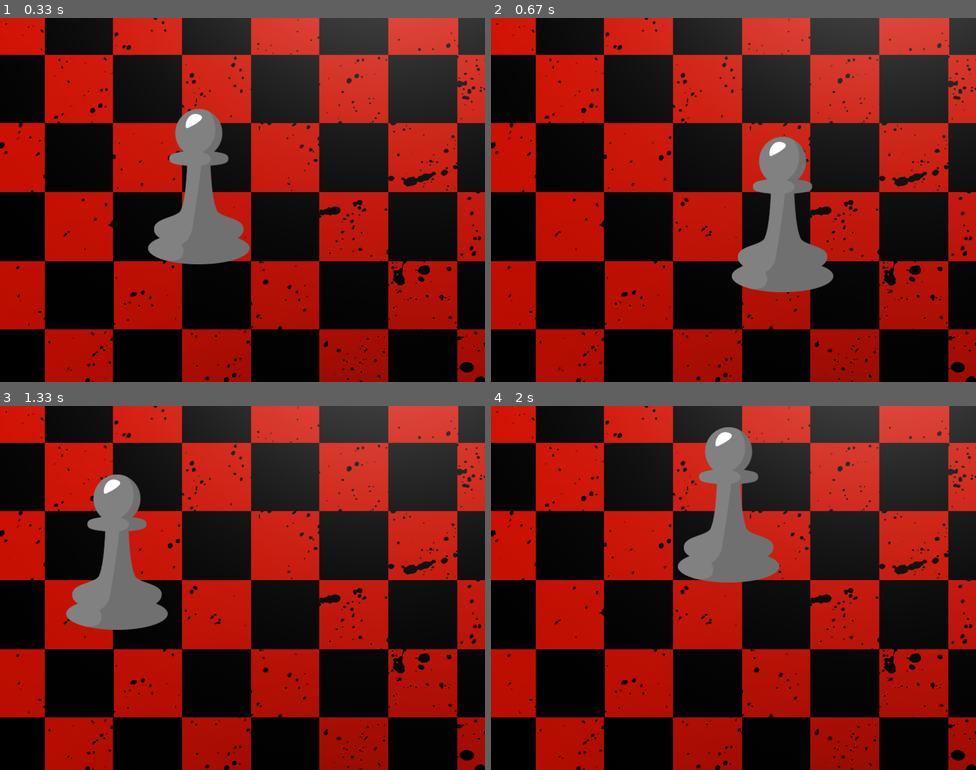
Above: before the commit, frames 1-4 (two rows, left to right).
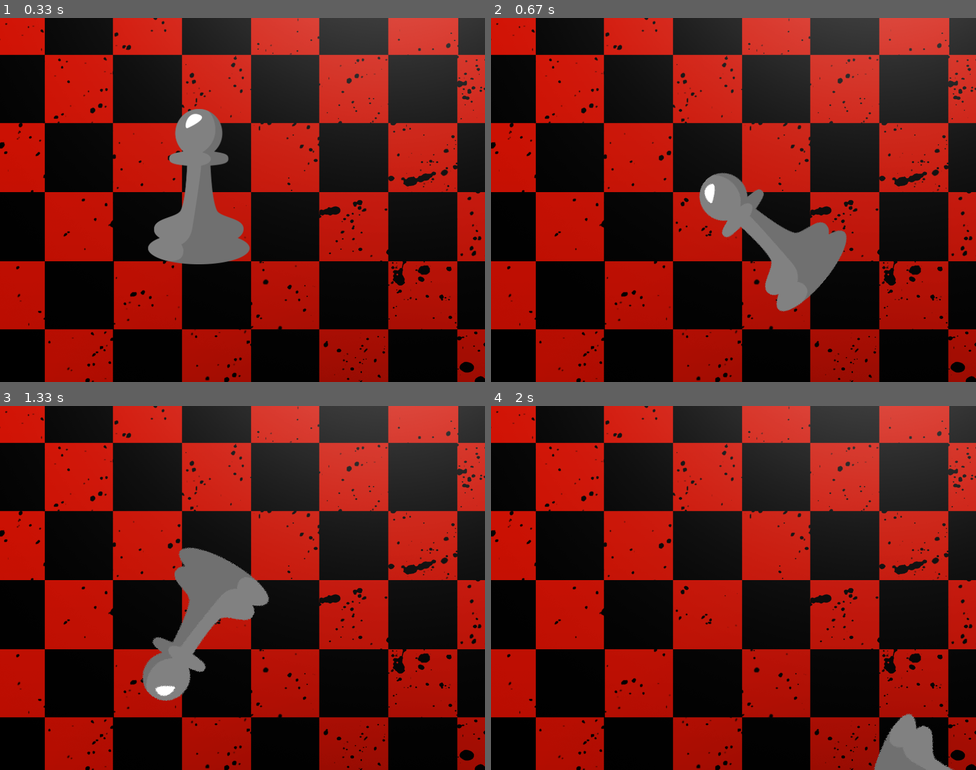
Above: after the commit, the same moments.

Repository: rhainne/py-game-dev
Game: pygame game, started from own_dev/mvmnt_to_target.py
Two runs of this game, one before a commit and one after it. Both use one fixed random seed, a clock stepped at 60 frames per second and the inputs below.
Inputs (mouse positions are in pixels of both pictures, inside the frame that each line leads up to):
- Up to frame 1 (0.33 s): no input
- Up to frame 2 (0.67 s): click (733, 200) at 0.38 s
- Up to frame 3 (1.33 s): click (242, 609) at 0.72 s; click (92, 533) at 1.05 s
- Up to frame 4 (2 s): click (912, 715) at 1.38 s; click (743, 464) at 1.72 s

Frame 1 is identical in both runs. In frame 2, 5.4% of the frame differs, in the area x 42-74%, y 32-81%; in frame 3, 9.1%, in the area x 13-56%, y 18-81%; in frame 4, 6.0%.

Commit message:
daily commit 20170802

Diff:
--- a/user_inputs/mvmnt_to_target.py
+++ b/own_dev/mvmnt_to_target.py
@@ -21,6 +21,7 @@
 
 sprite_pos = Vector2(200, 150)
 direction = Vector2(0, 0)
+destination = Vector2(0, 0)
 sprite_speed = 300
 sprite_rotation = 0
 sprite_rotation_speed = 360  # Degrees per second
@@ -32,10 +33,10 @@
         if event.type == MOUSEBUTTONDOWN:
             # Hacer que la cabeza del sprite apunte a destination
             # La cabeza del sprite es (sprite.get_size()[0] / 2, sprite.get_size()[1])
-
             destination = Vector2(*event.pos) - (Vector2(*sprite.get_size()) / 2)
             direction = Vector2.from_points(sprite_pos, destination)
             direction.normalize()
+            sprite = pygame.transform.rotate(sprite, 50)
 
     time_passed = clock.tick()
     time_passed_seconds = time_passed / 1000.0
@@ -43,6 +44,10 @@
     distance_moved = time_passed_seconds * sprite_speed
     sprite_pos += direction * distance_moved
 
+    # Compute to decide when to stop the sprite
+    if (destination.get_x() - 1 < sprite_pos.get_x() < destination.get_x() + 1) \
+            and (destination.get_y() - 1 < sprite_pos.get_y() < destination.get_y() + 1):
+        direction = Vector2(0, 0)  # This stops the sprite
     sprite_pos += direction * sprite_speed * time_passed_seconds
 
     screen.blit(background, (0, 0))
--- /dev/null
+++ b/own_dev/sprite_mvmnt.py
@@ -0,0 +1,108 @@
+import sys
+import glob
+sys.path.insert(0, 'C:/Users/Vanadys3/Git/py-game-dev/')
+from various_functions.pygame_custom_functions import *
+from various_functions.vector2 import Vector2
+
+l_width, l_height = 1024, 720
+background_image_filename = '../assets/chess1280x800.png'
+knight_imgs = ['../assets/knight_sprite/Attack_1.png'
+                 , '../assets/knight_sprite/Dead_10.png'
+                 , '../assets/knight_sprite/JumpAttack_5.png'
+                 , '../assets/knight_sprite/Walk_10.png']
+
+def animate_sprite(heading, i_sprite):
+    switcher = {
+        'left': i_sprite[0],
+        'right': i_sprite[1],
+        'up': i_sprite[2],
+        'down': i_sprite[3]
+    }
+    o_sprite = switcher.get(heading)
+    return o_sprite
+
+pygame.init()
+screen = pygame.display.set_mode((l_width, l_height), 0, 32)
+
+
+class knight:
+    def __init__(self):
+        self.x = 0
+        self.y = 0
+        self.ani_speed_init = 5
+        self.ani_speed = self.ani_speed_init
+        self.walk_ani = glob.glob('../assets/knight_sprite/W*.png')
+        self.walk_ani.sort()  # Order the frames
+        self.walk_ani_pos = 0
+        self.walk_ani_max = len(self.walk_ani) - 1
+        self.img = pygame.image.load(self.walk_ani[0])
+        self.update(0)
+
+    def update(self, heading):
+        if heading != 0:
+            self.ani_speed -= 1
+            self.x += heading
+            if self.ani_speed == 0:
+                self.img = pygame.image.load(self.walk_ani[self.walk_ani_pos])
+                self.ani_speed = self.ani_speed_init
+                if self.walk_ani_pos == self.walk_ani_max:
+                    self.walk_ani_pos = 0
+                else:
+                    self.walk_ani_pos += 1
+        screen.blit(self.img, (self.x, self.y))
+
+background = pygame.image.load(background_image_filename).convert()
+knight_sprites = load_sprite_list(knight_imgs)
+sprite = knight_sprites[0]
+clock = pygame.time.Clock()
+sprite_pos = Vector2(200, 150)
+sprite_speed = 250
+
+# Directional normalized vectors
+direction_up = Vector2(0, -1)  # UP
+direction_up_right = Vector2(0.707, -0.707)
+direction_right = Vector2(1, 0)
+direction_down_right = Vector2(0.707, 0.707)
+direction_down = Vector2(0, 1)
+direction_down_left = Vector2(-0.707, 0.707)
+direction_left = Vector2(-1, 0)
+direction_up_left = Vector2(-0.707, -0.707)
+
+char_1 = knight()
+heading = 0
+
+while True:
+    for event in pygame.event.get():
+        event_handler(event)
+        if event.type == KEYDOWN:
+            if event.key == K_RIGHT:
+                heading = 1
+            if event.key == K_LEFT:
+                heading = -1
+
+        elif event.type == KEYUP:
+            if event.key == K_RIGHT:
+                heading = 0
+            if event.key == K_LEFT:
+                heading = 0
+
+    '''
+    # Diagonals
+    if pressed_keys[K_UP] and pressed_keys[K_LEFT]:
+        key_direction = direction_up_left  # UP + LEFT
+    if pressed_keys[K_UP] and pressed_keys[K_RIGHT]:
+        key_direction = direction_up_right  # UP + RIGHT
+    if pressed_keys[K_DOWN] and pressed_keys[K_LEFT]:
+        key_direction = direction_down_left  # DOWN + LEFT
+    if pressed_keys[K_DOWN] and pressed_keys[K_RIGHT]:
+        key_direction = direction_down_right  # DOWN + RIGHT
+    '''
+
+    screen.blit(background, (0, 0))
+    char_1.update(heading)
+    time_passed = clock.tick(50)
+    time_passed_seconds = time_passed / 1000.0
+
+    # sprite_pos += key_direction * sprite_speed * time_passed_seconds
+
+    pygame.display.update()
--- a/various_functions/pygame_custom_functions.py
+++ b/various_functions/pygame_custom_functions.py
@@ -60,3 +60,10 @@
         str_n = "0"
     # str_n = str_n.replace("-0", "0")
     return str_n
+
+
+def load_sprite_list(sprite_list):
+    sprites = []
+    for sprite in sprite_list:
+        sprites.append(pygame.image.load(sprite).convert_alpha())
+    return sprites
Not shown, changed: README.md
